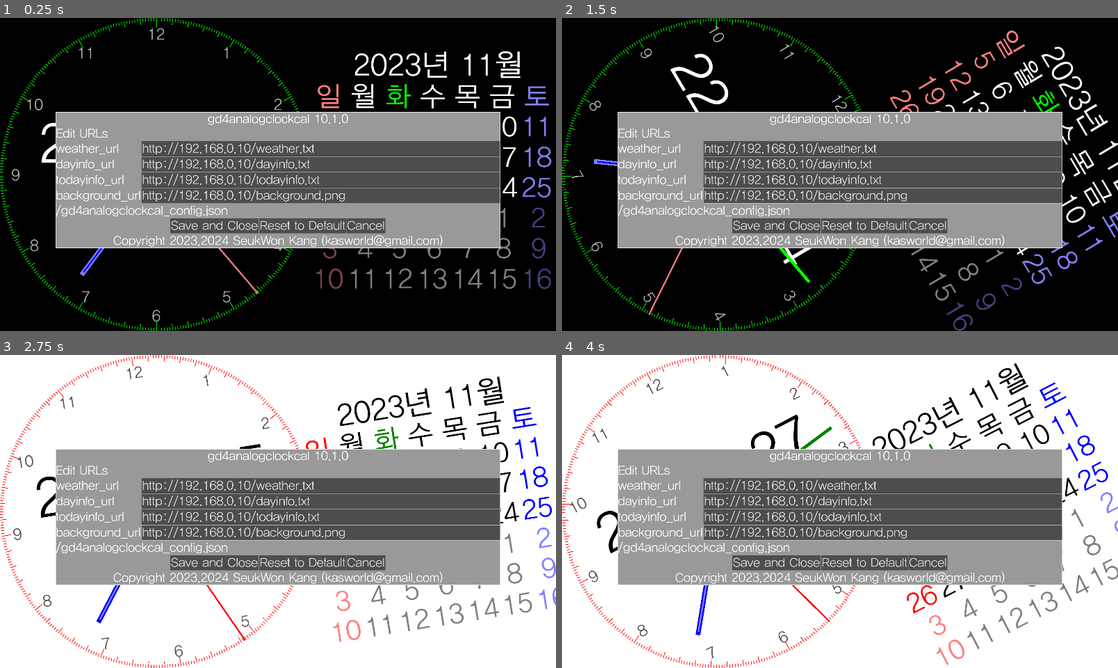
Above: before the commit, frames 1-4 (two rows, left to right).
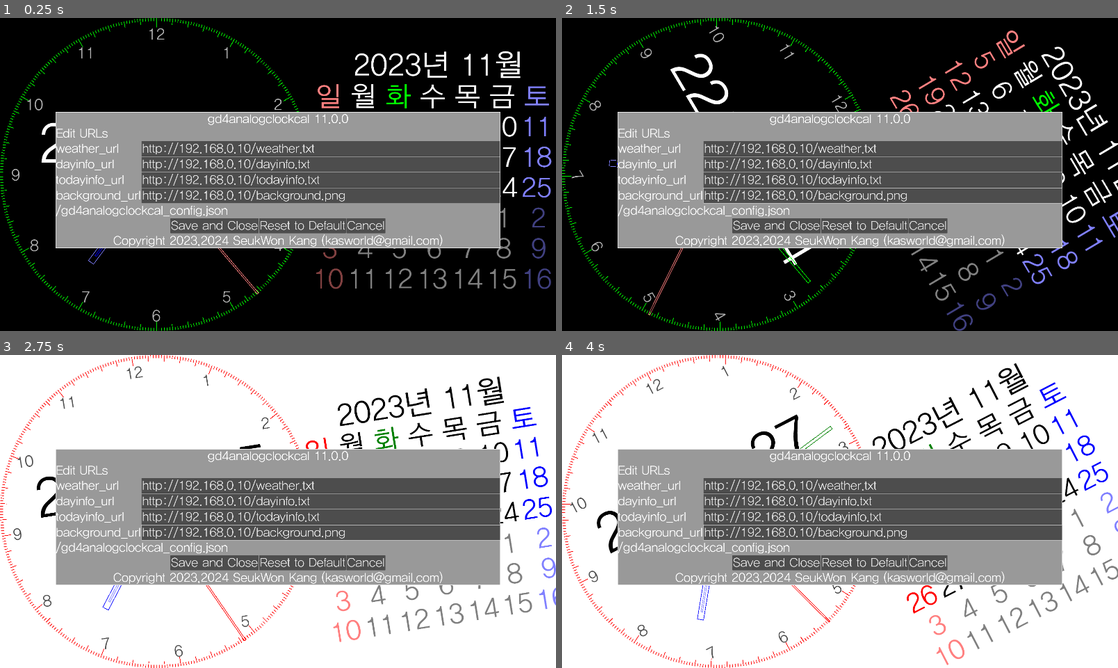
Above: after the commit, the same moments.

Repository: kasworld/gd4analogclockcal
Game: Godot game, scene res://main.tscn
Same seed, same stepped clock (60 frames per second), same inputs: the game is played once before the commit and once after it.
Inputs (mouse positions are in pixels of both pictures, inside the frame that each line leads up to):
- Up to frame 1 (0.25 s): no input
- Up to frame 2 (1.5 s): tap Enter at 0.5, 0.6, 1.35 s; move the mouse to (962, 158) at 0.52 s; click (962, 158) at 0.67 s; move the mouse to (728, 190) at 1.27 s; click (728, 190) at 1.42 s
- Up to frame 3 (2.75 s): move the mouse to (333, 442) at 2.02 s; tap Enter at 2.1 s; click (333, 442) at 2.17 s
- Up to frame 4 (4 s): move the mouse to (812, 574) at 2.77 s; tap Enter at 2.85, 3.6 s; click (812, 574) at 2.92 s; move the mouse to (1006, 558) at 3.52 s; click (1006, 558) at 3.67 s

The runs differ from the first frame. In frame 1, 0.2% of the frame differs, in the area x 14-61%, y 30-89%; in frame 2, 0.3%; in frame 3, 0.3%; in frame 4, 0.4%, in the area x 24-61%, y 22-90%.
Error in both runs: Attempt to call function 'store_line' in base 'null instance' on a null instance. (res://global/config.gd:13)

Commit message:
center circle outline

Diff:
--- a/analog_clock/analog_clock.gd
+++ b/analog_clock/analog_clock.gd
@@ -5,21 +5,22 @@
 # Called when the node enters the scene tree for the first time.
 func init(config :Dictionary, r :float, tz_s :float) -> void:
 	$AnalogDialHour.init(r)
-	var hands_param = [
-		# hands type, color key, from, to , width : ratio of clock_R
-		[AnalogHands.HandType.Hour, "hour1",0, 0.1,0.8,0.03],
-		[AnalogHands.HandType.Hour, "hour2",0, 0.12,0.78,0.01],
-		[AnalogHands.HandType.Minute, "minute",0, 0.1,0.9,0.02],
-		[AnalogHands.HandType.Second, "second",0, 0.1,1.0,0.01],
-	]
-	var center_param = [
-		# color key, radius
-		["hour1", 0.03/2],
-		#["hour2", 0.03],
-		["minute", 0.02/2],
-		["second", 0.01/2],
-	]
-	$AnalogHands.init(r,tz_s, hands_param,center_param)
+	#var hands_param = [
+		## hands type, color key, from, to , width : ratio of clock_R
+		#[AnalogHands.HandType.Hour, "hour1",0, 0.1,0.8,0.03],
+		#[AnalogHands.HandType.Hour, "hour2",0, 0.12,0.78,0.01],
+		#[AnalogHands.HandType.Minute, "minute",0, 0.1,0.9,0.02],
+		#[AnalogHands.HandType.Second, "second",0, 0.1,1.0,0.01],
+	#]
+	#var center_param = [
+		## color key, radius
+		#["hour1", 0.03/2],
+		##["hour2", 0.03],
+		#["minute", 0.02/2],
+		#["second", 0.01/2],
+	#]
+	#$AnalogHands.init(r,tz_s, hands_param,center_param)
+	$AnalogHands.init(r,tz_s)
 
 	var co = Global2d.colors.timelabel
 	$LabelTime.position = Vector2(-r/3.0,-r*0.3)
--- a/analog_hands/analog_hands.gd
+++ b/analog_hands/analog_hands.gd
@@ -11,16 +11,16 @@
 # default
 var hands_param = [
 	# hands type, color key,outline w :0 fill,  from, to , width : ratio of clock_R
-	[HandType.Hour, "hour1",3, -0.2,0.7,0.04],
-	[HandType.Hour, "hour2",3, -0.1,0.65,0.01],
-	[HandType.Minute, "minute",3, -0.3,0.9,0.02],
-	[HandType.Second, "second",3, -0.4,1.0,0.01],
+	[HandType.Hour, "hour1",4, 0.04,0.7, 0.04],
+	[HandType.Hour, "hour2",4, 0.04,0.65, 0.01],
+	[HandType.Minute, "minute",4, 0.04,0.9, 0.02],
+	[HandType.Second, "second",4, 0.04,1.0, 0.01],
 ]
 
 var center_param = [
-	# color key, radius
-	["center_circle1", 0.04],
-	["center_circle2", 0.025],
+	# color key, radius , ourline w:0 fill
+	["center_circle1", 0.04, 4],
+	["center_circle2", 0.025, 4],
 ]
 
 func init(r:float, tz_s :float, hp :Array = hands_param, ctpm = center_param)->void:
@@ -57,7 +57,11 @@
 	for v in center_param:
 		var co = Global2d.colors[v[0]]
 		var r = clock_R * v[1]
-		draw_circle(Vector2(0,0), r, co)
+		var outline = v[2]
+		if outline == 0:
+			draw_circle(Vector2(0,0), r, co)
+		else:
+			draw_arc(Vector2(0,0),r, 0, 2*PI, r , co, outline)
 
 func calc_rad_for_hand(ms :float, hd :HandType)->float:
 	var second = ms - int(ms/60)*60
--- a/main.gd
+++ b/main.gd
@@ -12,7 +12,7 @@
 	"background_url",
 	]
 var config = {
-	"version" : "gd4analogclockcal 10.1.0",
+	"version" : "gd4analogclockcal 11.0.0",
 	"weather_url" : "http://192.168.0.10/weather.txt",
 	"dayinfo_url" : "http://192.168.0.10/dayinfo.txt",
 	"todayinfo_url" : "http://192.168.0.10/todayinfo.txt",
